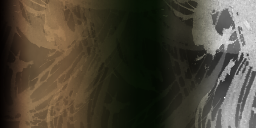
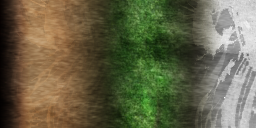
Comparing the layer stacks of the two (256, 128) images. Changes:
added layer "Layer 10 copy" (soft light) above "Layer 10" over (x1=0, y1=0, x2=256, y2=128)
added layer "Layer 10" above "Layer 9" over (x1=99, y1=0, x2=196, y2=128)
"Layer 9": opacity 100% → 58% over (x1=0, y1=0, x2=256, y2=128)
